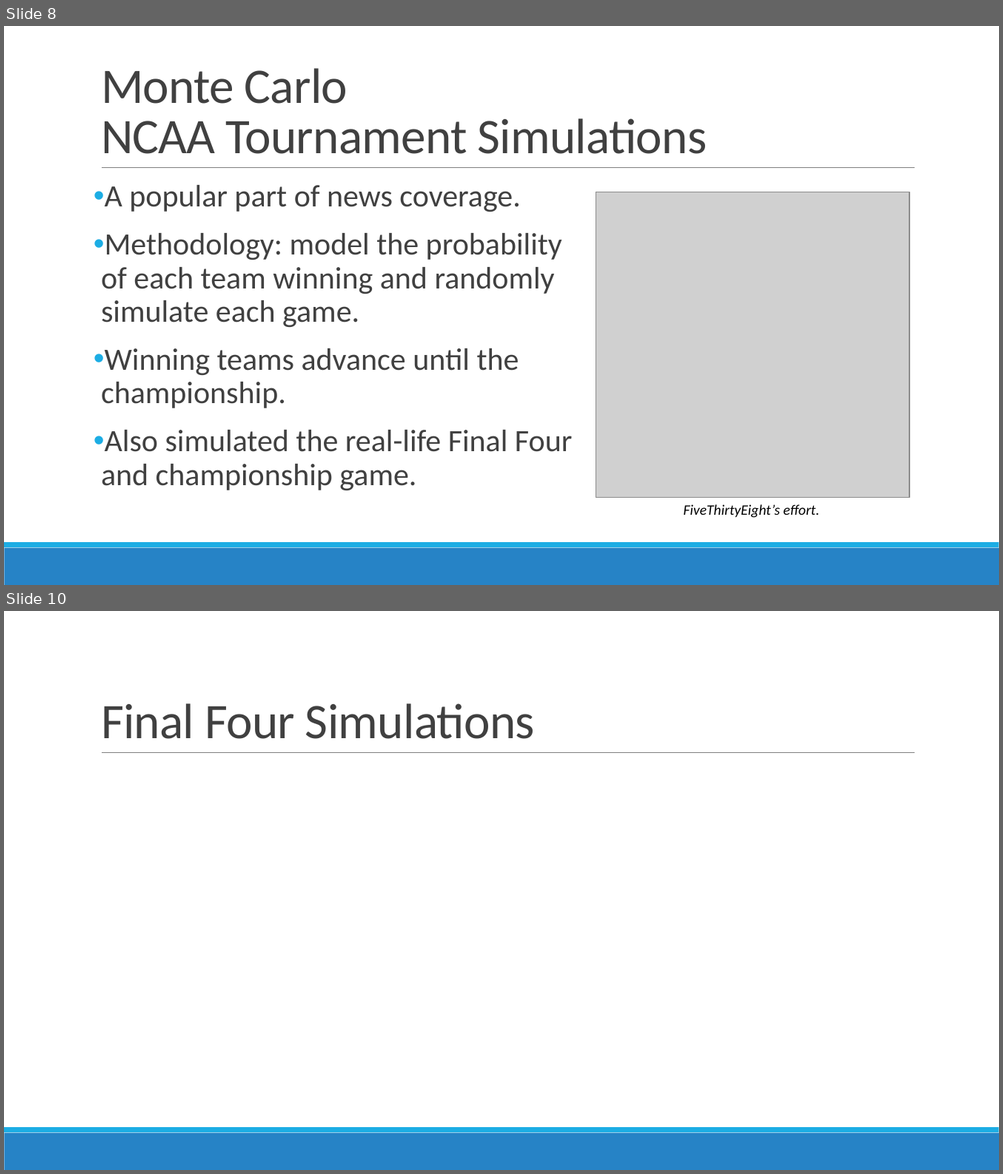
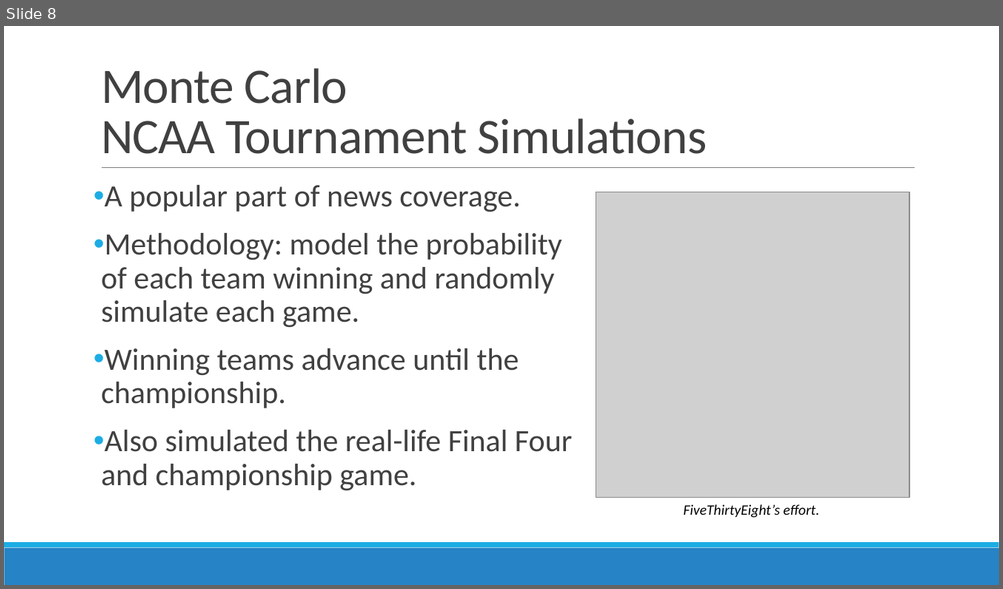
Before and after one commit to micahlanier/bayesket-ball, a slide deck: screen_cast/Screen_cast.pptx. Shown one above the other, each under a label of ours: slides 8 and 10 before the commit, slide 8 after it; the slides between them are not shown. The pictures are 1003x1174 and 1003x589 pixels, drawn with LibreOffice and Linux fonts; fonts in the diff are those of the drawing; grey boxes stand for pictures. Boxes give left, top, right and bottom in pixels: in the first picture for what was removed or moved away, otherwise in the second. Text is boxed around its words. In the diff, an @@ line names an element or a change of style, - is before the commit and + after.

Commit message:
Added simulation outcomes

```diff
--- a/screen_cast/Screen_cast.pptx
+++ b/screen_cast/Screen_cast.pptx
@@ slide 10 removed at bbox=[4, 611, 999, 1170], background #FFFFFF; not listed: 3 template elements that a slide beside it also shows @@
@@ title removed at bbox=[101, 703, 535, 739] @@
-Final Four Simulations
```
Also in this commit, not shown: 2 slides added, 1 other slide removed.
